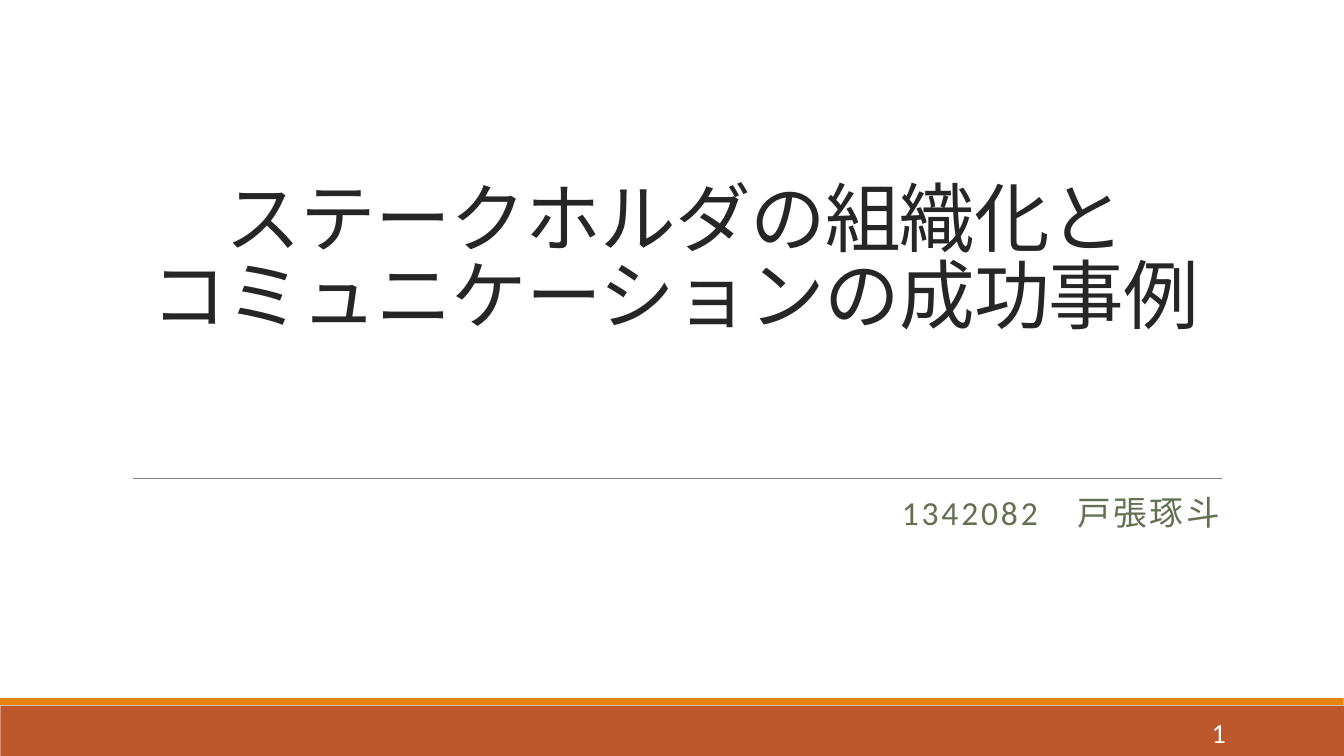
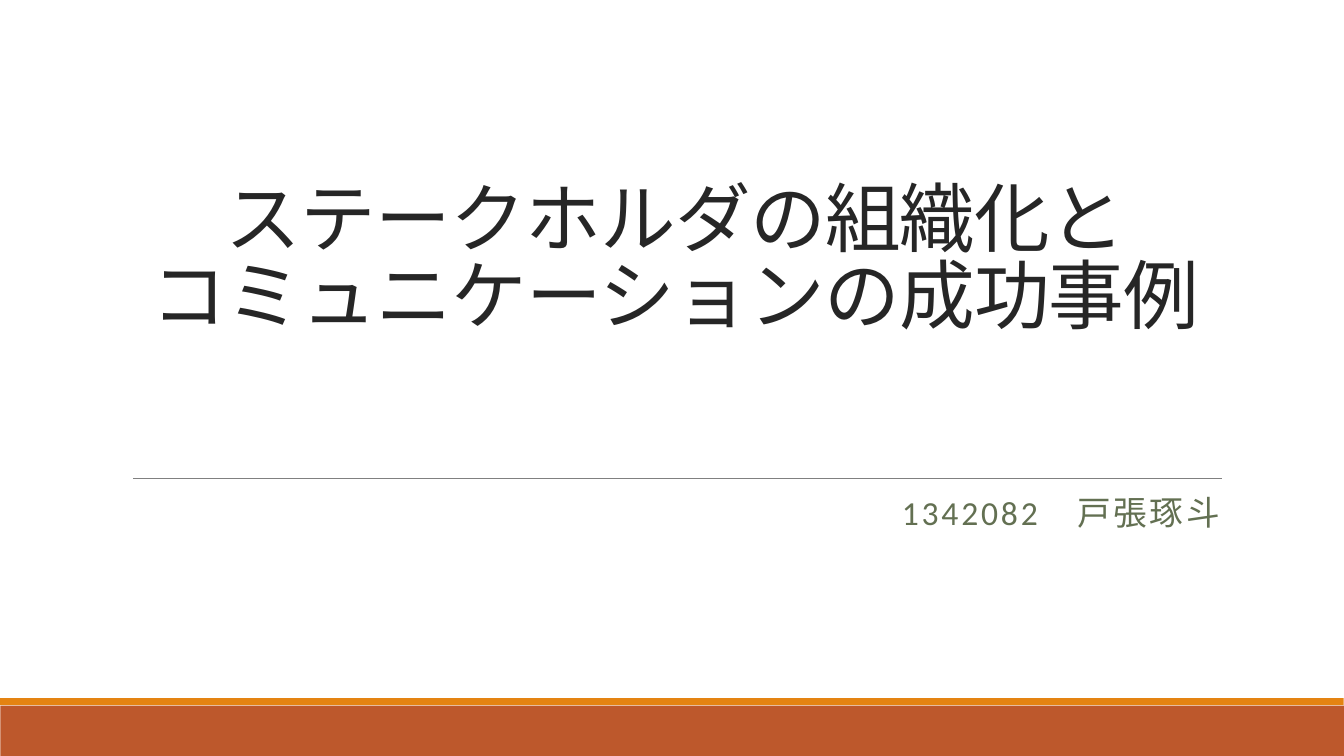
Before and after one commit to horiuchi-lab-teamA/horiuchi-lab-teamA-, a slide deck: slide 1 of ゼミ1/j04/1342082.pptx. Drawn at 1344x756 pixels with LibreOffice and Linux fonts; fonts in the diff are those of the drawing. Boxes give left, top, right and bottom in pixels: in the first picture for what was removed or moved away, otherwise in the second. Text is boxed around its words. In the diff, an @@ line names an element or a change of style, - is before the commit and + after.

```diff
--- a/ゼミ1/j04/1342082.pptx
+++ b/ゼミ1/j04/1342082.pptx
@@ page number removed at (x1=1212, y1=725, x2=1226, y2=743) @@
-1
```
Also in this commit, not shown: 4 other slides changed, 4 slides removed, 3 other files.
